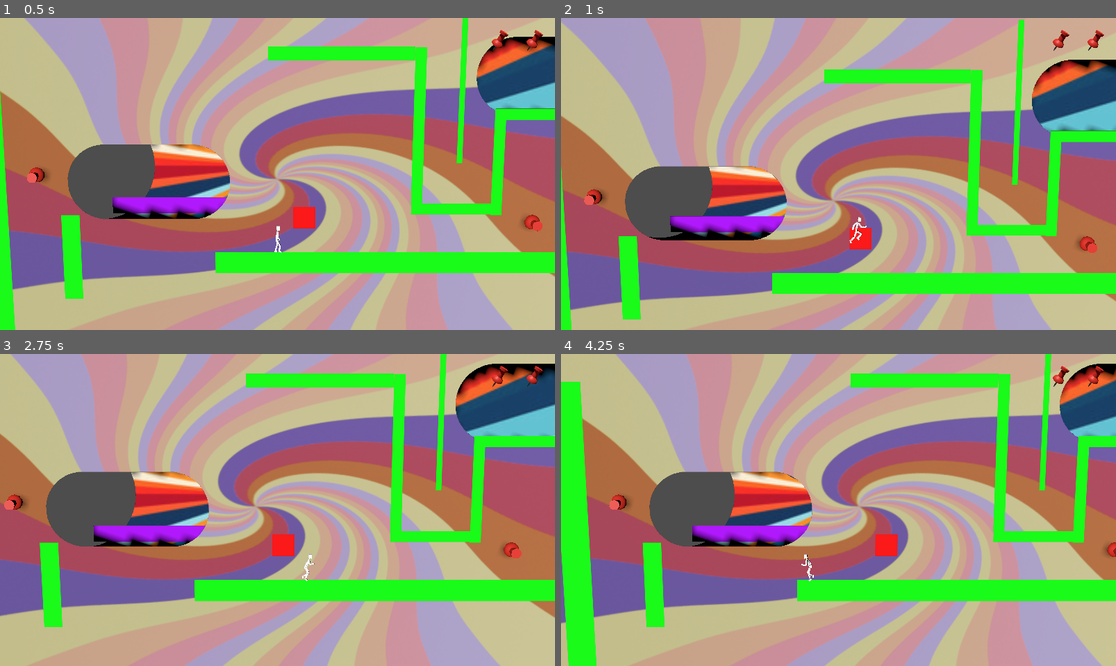
Above: before the commit, frames 1-4 (two rows, left to right).
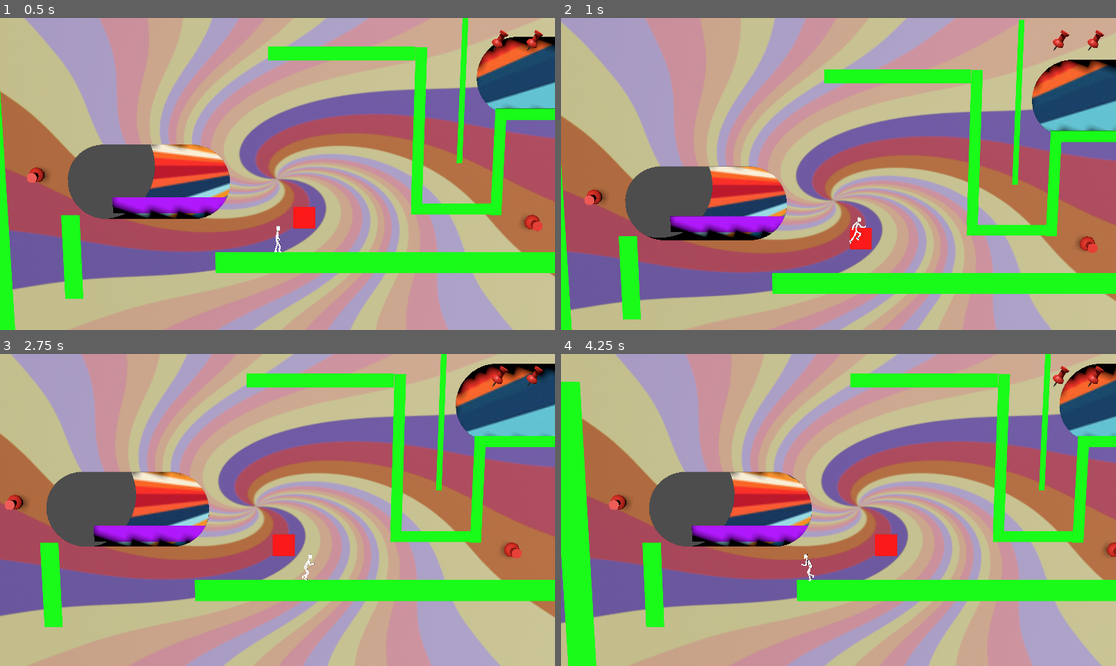
Above: after the commit, the same moments.

Repository: nathanialf/GroovyPictureBook
Game: Godot game, scene res://game.tscn
Same seed, same stepped clock (60 frames per second), same inputs: the game is played once before the commit and once after it.
Inputs:
- Up to frame 1 (0.5 s): no input
- Up to frame 2 (1 s): hold D (Move right) from 0.53 s (still down); tap R at 0.6 s; tap W (Jump) at 0.77 s
- Up to frame 3 (2.75 s): release D (Move right) at 1.28 s; hold Up (Page backward) 1.28-2.03 s; tap R at 1.35, 2.1 s; tap W (Jump) at 1.52 s; hold D (Move right) from 2.03 s (still down)
- Up to frame 4 (4.25 s): release D (Move right) at 2.78 s; hold Down (Page forward) 2.78-3.53 s; tap R at 2.85, 3.6 s; tap W (Jump) at 3.02, 3.77 s; hold A (Move left) from 3.53 s (still down)

Frame 1 is identical in both runs. In frame 2, 0.4% of the frame differs, in the area x 0-97%, y 0-100%; in frame 3, 0.5%; in frame 4, 0.6%, in the area x 0-100%, y 0-100%.

Commit message:
Independent momentum
Independent momentum

Diff:
--- a/player_character.gd
+++ b/player_character.gd
@@ -5,7 +5,8 @@
 @export var move_speed := 600
 @export var jump_force := 1200
 @export var wall_jump_force := Vector2(1100,900)
-@export var movement_weight := 5.0
+@export var movement_weight_air := 5.0
+@export var movement_weight_ground := 5.0
 
 var player_animator: AnimationTree
 var player_obj: Node
@@ -68,6 +69,8 @@
 	wall_jump_period -= delta
 	in_air_timer -= delta
 
+	print_debug(in_air_timer)
+
 	if in_air_timer > 0.01:
 		player_animator.set("parameters/StateMachine/conditions/in_air", true)
 		player_animator.set("parameters/StateMachine/conditions/jump_end", false)
@@ -113,10 +116,17 @@
 		player_animator.set("parameters/StateMachine/conditions/jump_start", false)
 
 	if wall_jump_period < 0:
-		velocity.x *= (1-(delta*movement_weight))
+		if is_on_floor():
+			velocity.x *= (1-(delta*movement_weight_ground))
+		else:
+			velocity.x *= (1-(delta*movement_weight_air))
+
 		velocity.x = clamp(velocity.x, -move_speed, move_speed)
 	else:
-		velocity.x *= (1-(delta*(movement_weight/2.0)))
+		if is_on_floor():
+			velocity.x *= (1-(delta*movement_weight_ground/2.0))
+		else:
+			velocity.x *= (1-(delta*movement_weight_air/2.0))
 
 	if is_on_floor():
 		can_walljump_left = true
--- a/player_character.tscn
+++ b/player_character.tscn
@@ -12,7 +12,6 @@
 move_speed = 295
 jump_force = 578
 wall_jump_force = Vector2(540, 440)
-movement_weight = 3.7
 
 [node name="CollisionShape2D" type="CollisionShape2D" parent="." unique_id=1556107828]
 shape = SubResource("RectangleShape2D_02ohv")
